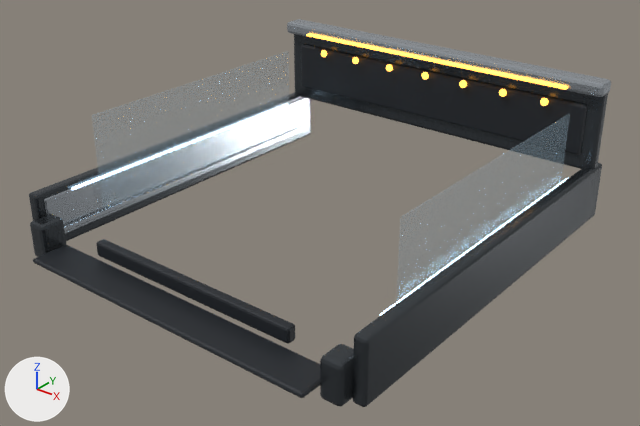
A saved change to the glTF model assets/medal-cabinet.glb.
Camera for both pictures: a camera (50 mm lens) standing at (13.39, -17.0, 10.59) and looking at (0.38, -0.74, 0.51). The axes (+X, +Y, +Z) are drawn at lower left. The lights are the same throughout. The first picture is the older version. Where no turn or scale is listed for an object, it has been applied to the vertices.

Names of what the first picture shows: 'AcrylicGuard_+1', 'AcrylicGuard_-1', 'BackFascia', 'BackFasciaInset', 'FrontPylon_+1', 'FrontPylon_-1', 'PayoutMouth', 'PayoutTrayBasin', 'SideSilverFace_-1', 'SideTower_+1', 'SideTower_-1', 'TopBridge' and 9 more.
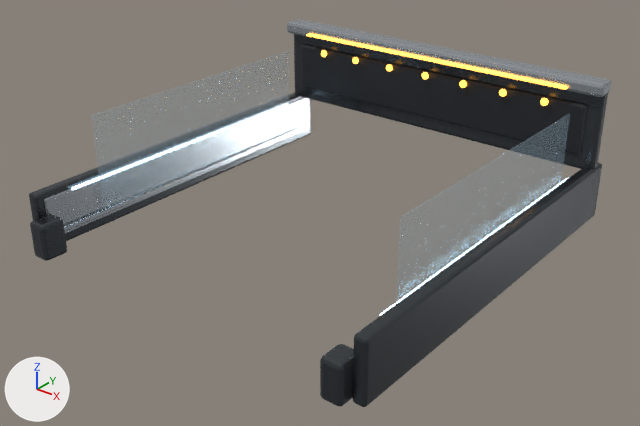
Commit message: Deploy payout tray removal

Scene script edits in JSON lines:
```json
{"op": "remove", "block": "ob_payoutmouth", "code": ["ob_payoutmouth = bpy.data.objects.new('PayoutMouth', me_cube_014)", "ob_payoutmouth.location = (0.0, -5.12, 0.16)"]}
{"op": "remove", "block": "ob_payouttraybasin", "code": ["ob_payouttraybasin = bpy.data.objects.new('PayoutTrayBasin', me_cube_013)", "ob_payouttraybasin.location = (0.0, -5.78, -0.16)"]}
```

Changed parts and their boxes (x1, y1, x2, y2) in the pictures (640 x 426 px):
```json
{"object": "PayoutTrayBasin", "change": "deleted", "before": [33, 245, 320, 398], "on screen": "black"}
{"object": "PayoutMouth", "change": "deleted", "before": [96, 239, 295, 344], "on screen": "black"}
```
